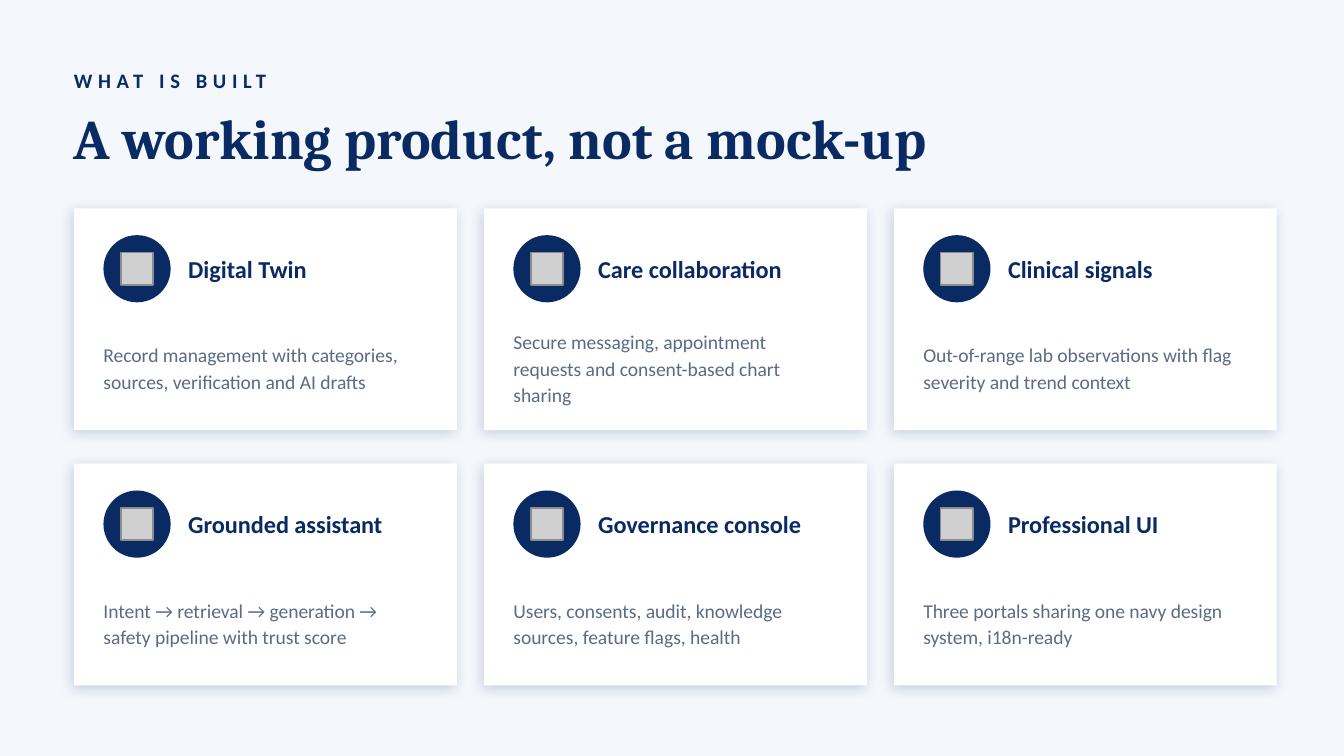
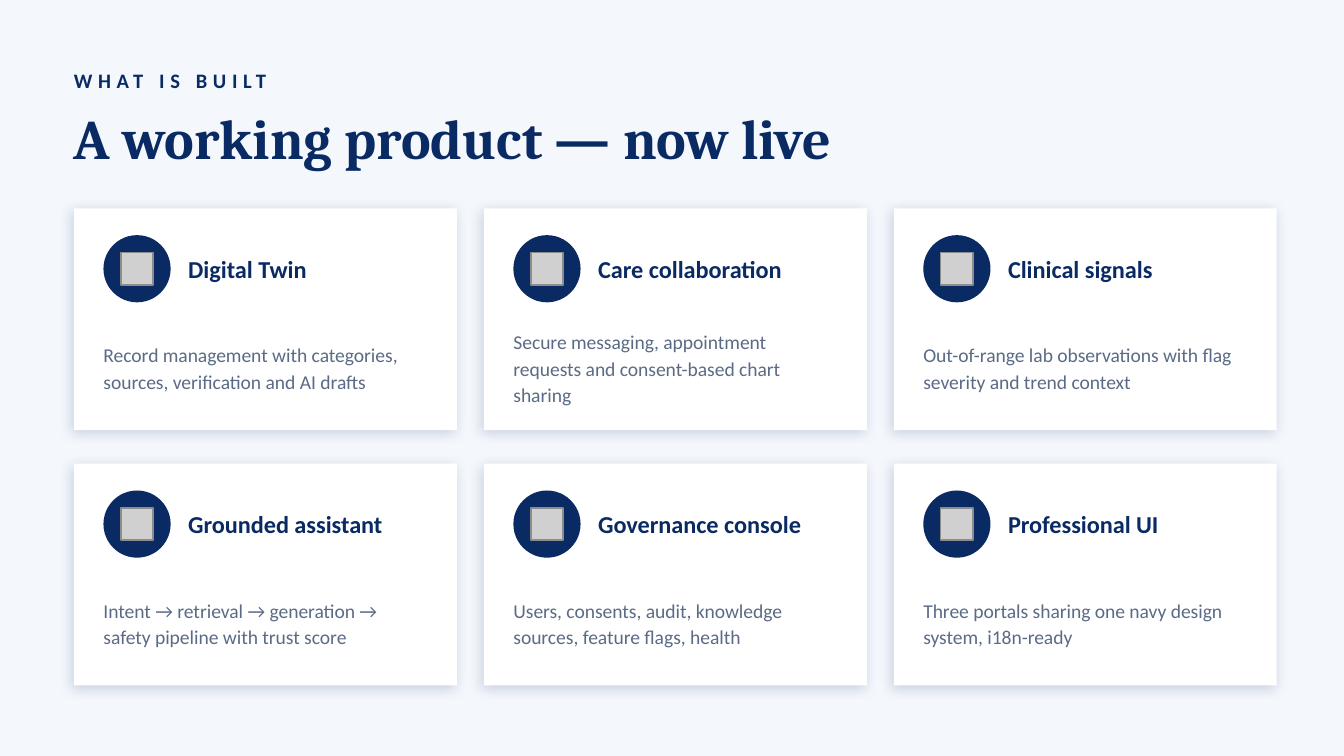
Before and after one commit to simul49/MedTwin-AI, a slide deck: slide 10 of MedTwin-AI-Presentation.pptx (slide 8 before the commit). Drawn at 1344x756 pixels with LibreOffice and Linux fonts; fonts in the diff are those of the drawing; grey boxes stand for pictures. Boxes give left, top, right and bottom in pixels: in the first picture for what was removed or moved away, otherwise in the second. Text is boxed around its words. In the diff, an @@ line names an element or a change of style, - is before the commit and + after.

Commit message:
docs: add prototype slides with live product screenshots (video consult, payments, chat, AI)

```diff
--- a/MedTwin-AI-Presentation.pptx
+++ b/MedTwin-AI-Presentation.pptx
@@ text at (74,120,830,172): text changed @@
-A working product, not a mock-up
+A working product — now live
```
Also in this commit, not shown: 3 other slides changed, 8 slides added.
